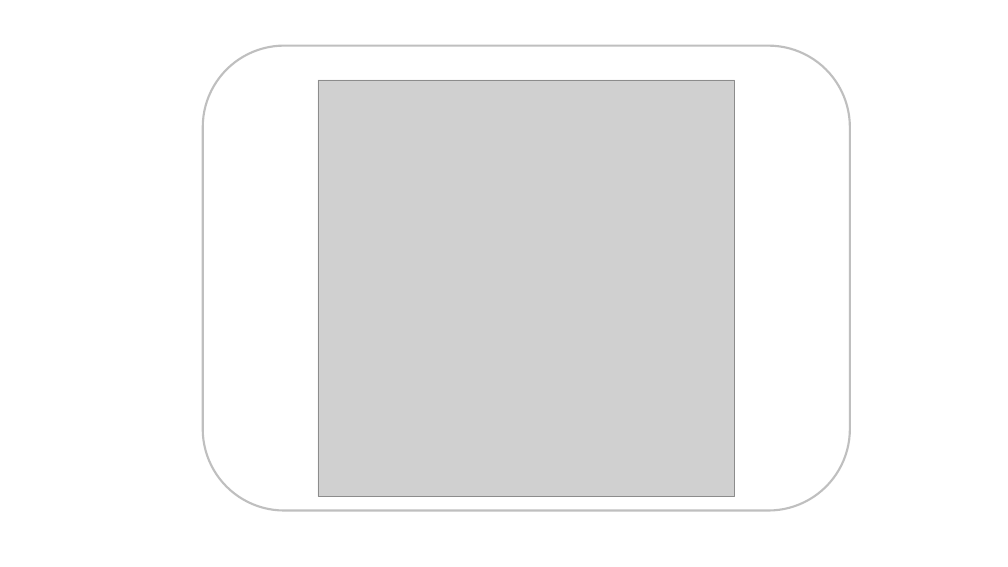
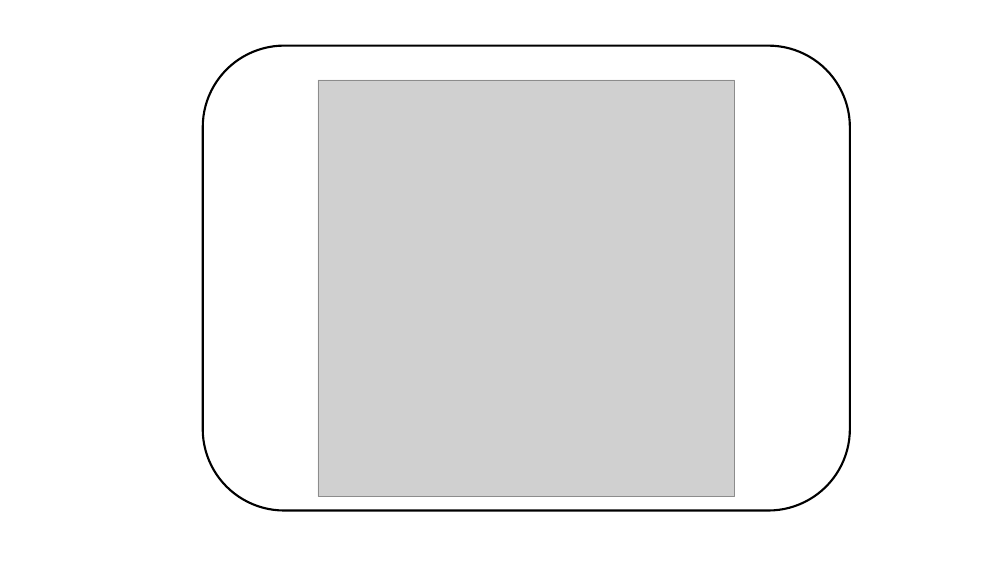
Before and after one commit to honeytidy/aitool, a slide deck: slide 1 of splash.pptx. Drawn at 1008x567 pixels with LibreOffice and Linux fonts; fonts in the diff are those of the drawing; grey boxes stand for pictures. Boxes give left, top, right and bottom in pixels: in the first picture for what was removed or moved away, otherwise in the second. Text is boxed around its words. In the diff, an @@ line names an element or a change of style, - is before the commit and + after.

```diff
--- a/splash.pptx
+++ b/splash.pptx
@@ rounded rectangle at [203, 45, 850, 510]: fill none to #FFFFFF; outline #BFBFBF 2 pt to #000000 2 pt @@
```
Also in this commit, not shown: 1 other file.
